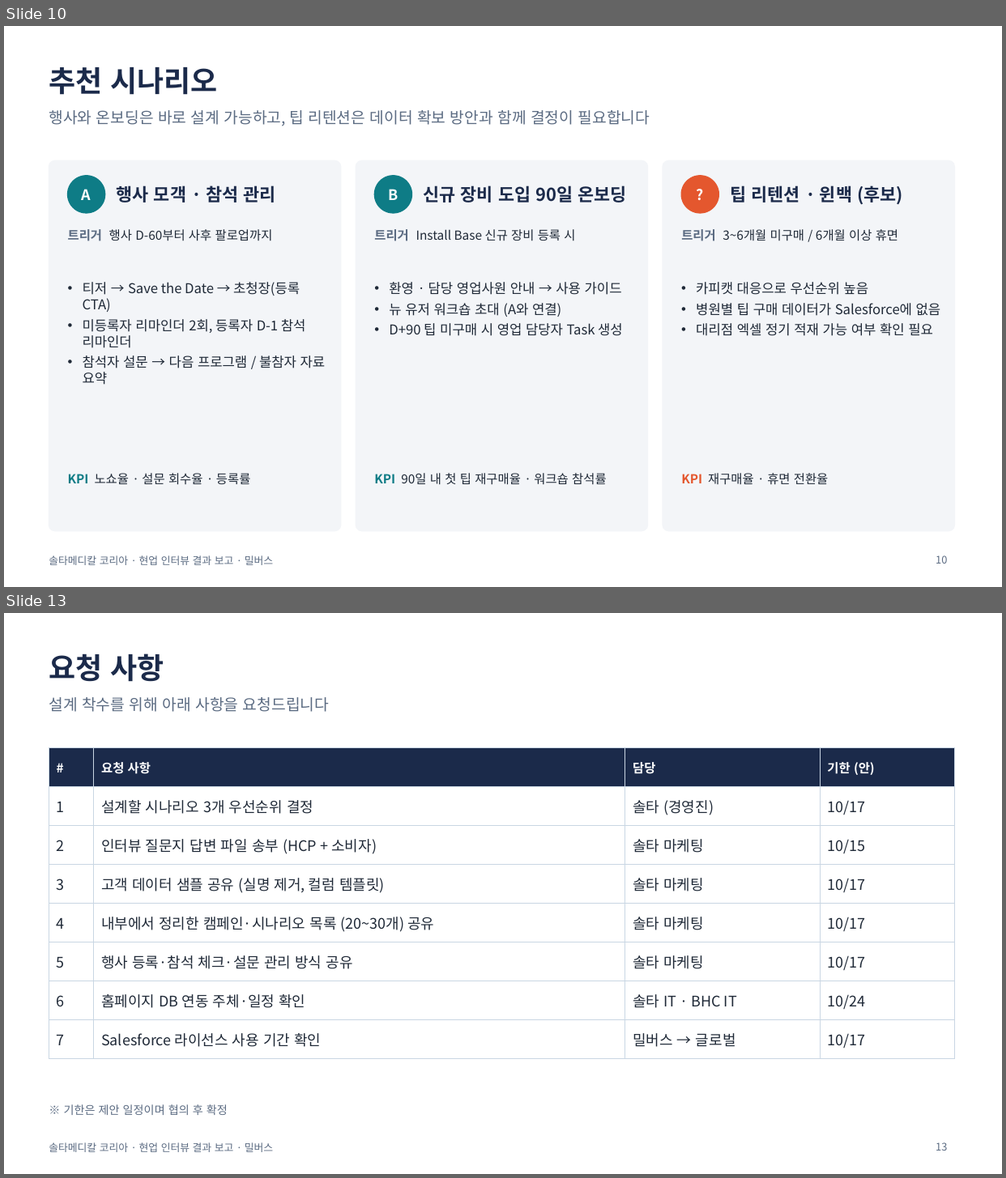
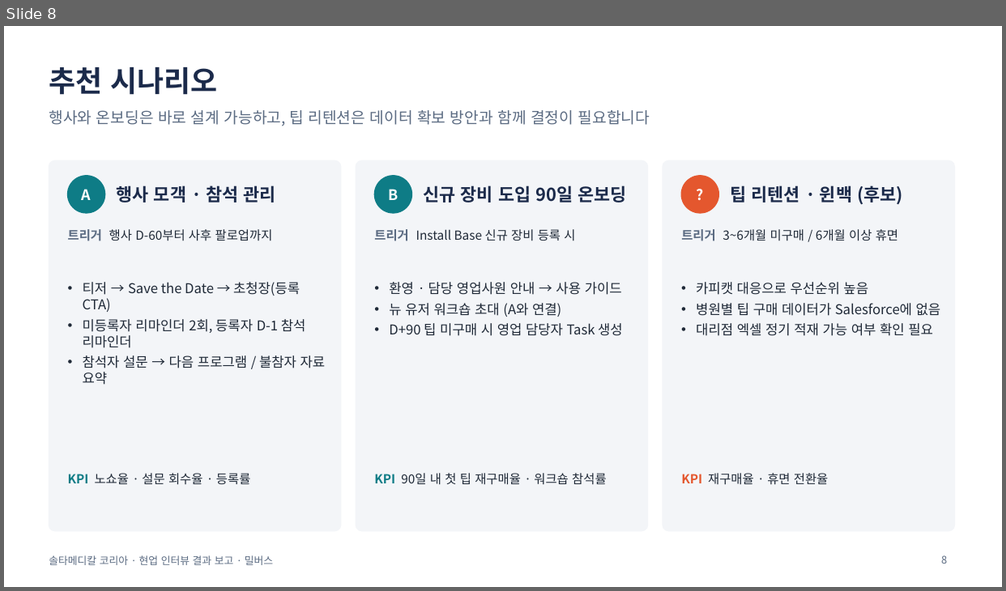
Before and after one commit to 10se0hyun02/MCE-Setup-Guide, a slide deck: projects/솔타메디칼/docs/솔타메디칼_현업인터뷰결과보고서_V0.1_261013.pptx. Shown one above the other, each under a label of ours: slides 10 and 13 before the commit, slide 8 after it; the slides between them are not shown. The pictures are 1006x1178 and 1006x591 pixels, drawn with LibreOffice and Linux fonts; fonts in the diff are those of the drawing. Boxes give left, top, right and bottom in pixels: in the first picture for what was removed or moved away, otherwise in the second. Text is boxed around its words. In the diff, an @@ line names an element or a change of style, - is before the commit and + after.

```diff
--- a/projects/솔타메디칼/docs/솔타메디칼_현업인터뷰결과보고서_V0.1_261013.pptx
+++ b/projects/솔타메디칼/docs/솔타메디칼_현업인터뷰결과보고서_V0.1_261013.pptx
@@ slide 13 removed at (4,613,1002,1174), background #FFFFFF; not listed: 1 template element that a slide beside it also shows @@
@@ title removed at (49,653,164,682) @@
-요청 사항
@@ text removed at (49,697,329,712) @@
-설계 착수를 위해 아래 사항을 요청드립니다
@@ table removed at (49,747,955,1051), 8 rows, 4 columns @@
-# | 요청 사항 | 담당 | 기한 (안)
-1 | 설계할 시나리오 3개 우선순위 결정 | 솔타 (경영진) | 10/17
-2 | 인터뷰 질문지 답변 파일 송부 (HCP + 소비자) | 솔타 마케팅 | 10/15
-3 | 고객 데이터 샘플 공유 (실명 제거, 컬럼 템플릿) | 솔타 마케팅 | 10/17
-4 | 내부에서 정리한 캠페인·시나리오 목록 (20~30개) 공유 | 솔타 마케팅 | 10/17
-5 | 행사 등록·참석 체크·설문 관리 방식 공유 | 솔타 마케팅 | 10/17
-6 | 홈페이지 DB 연동 주체·일정 확인 | 솔타 IT · BHC IT | 10/24
-7 | Salesforce 라이선스 사용 기간 확인 | 밀버스 → 글로벌 | 10/17
@@ text removed at (64,1105,228,1115) @@
-※ 기한은 제안 일정이며 협의 후 확정
@@ page number removed at (936,1143,947,1151) @@
-13
@@ what was slide 10 is now slide 8 @@
@@ page number at (941,556,947,564): text changed @@
-10
+8
```
Also in this commit, not shown: 3 slides changed, 4 other slides removed, 23 other files.
